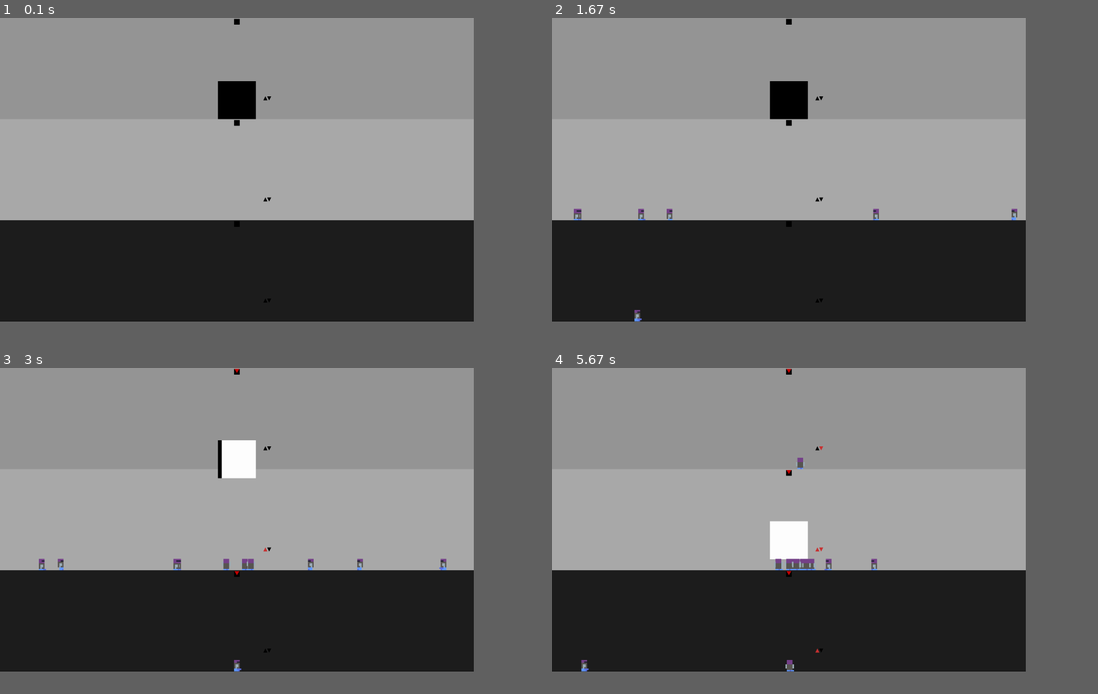
Above: before the commit, frames 1-4 (two rows, left to right).
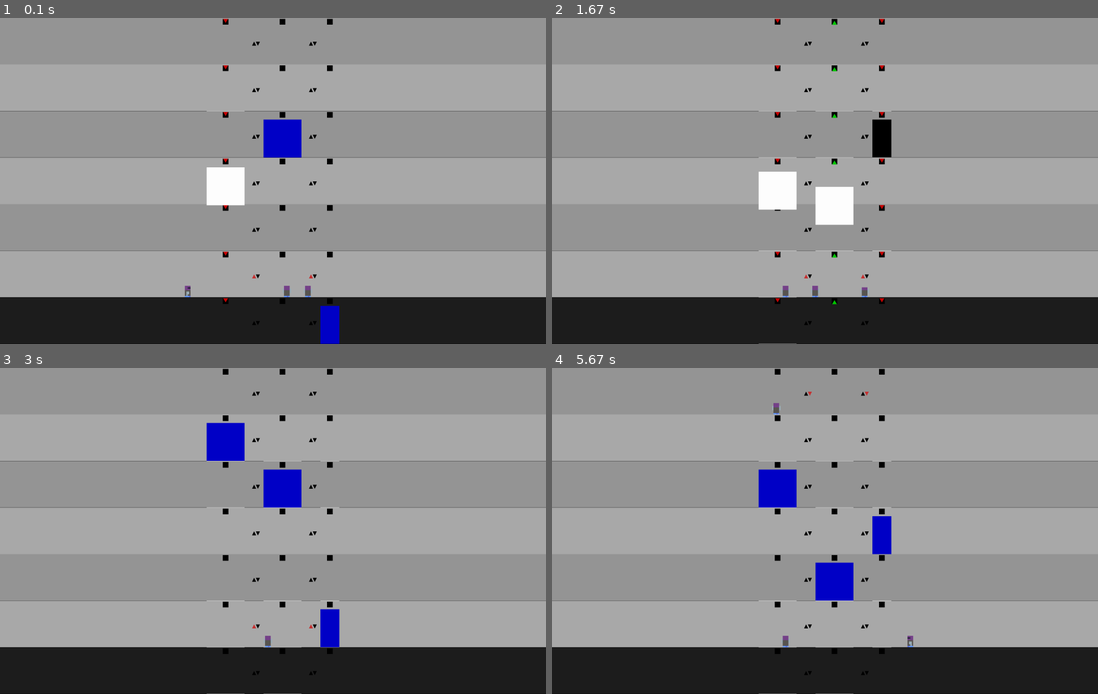
Above: after the commit, the same moments.

Repository: niklasdhein/EiP-Praktium-Aufzugssimulation
Game: pygame game, started from simulation.py
The game is run twice, just before and just after one commit, with the same random seed, the same clock (stepped at 60 frames per second) and the same inputs.
Inputs:
- Up to frame 1 (0.1 s): no input
- Up to frame 2 (1.67 s): no input
- Up to frame 3 (3 s): no input
- Up to frame 4 (5.67 s): no input
In our replay, the window is 781x500 before the commit and 900x537 after it. These sizes can differ from the game's own. Grey fills any space a smaller window leaves; there, only what the larger window draws over its background counts as a difference.

The runs differ from the first frame. In frame 1, 36% of the frame differs, in the area x 0-100%, y 0-100%; in frame 2, 36%; in frame 3, 35%; in frame 4, 35%.

Commit message:
aufzüge beachten calls auf dem weg zu ihrem ziel

Diff:
--- a/config.json
+++ b/config.json
@@ -1,10 +1,10 @@
 {
-    "elevator_count": 1,
-    "level_count": 3,
+    "elevator_count": 3,
+    "level_count": 7,
     "big_elevator_spawn_probability": 0.3,
     "elevator_mode": "algorithm",
-    "passenger_spawn_chance": 1,
+    "passenger_spawn_chance": 0.1,
     "passenger_patience": 25,
-    "speed_multiplier": 3,
-    "simulation_time": 3600
+    "speed_multiplier": 300,
+    "simulation_time": 10
 }
--- a/elevator.py
+++ b/elevator.py
@@ -11,7 +11,7 @@
     current_level: Level) -> None:
         self.elevator_controller = elevator_controller  # parent controller
         self.capacity = capacity    # capacity in kg
-        self.speed = speed if self.capacity <= 1000 else speed // 2
+        self.speed = speed if self.capacity <= 1000 else speed * 0.75
         self.mode = mode
         self.current_level = current_level
 
@@ -134,6 +134,37 @@
                 self.passengers[-1].leave_elevator(self.passengers[-1].graphics.x, self.current_level)
                 self.passengers.pop()
 
+        def add_calls_on_the_way() -> None:
+            print(f"elevator is travelling to level {self.target_level.level if self.target_level != None else "none"}.")
+            print("checking for calls on the way ..")
+
+            old_queue = self.queue
+
+            # check down calls
+            if self.direction == 1:
+                passing_levels = self.elevator_controller.building.levels[self.current_level.level-1:self.target_level.level:-1]
+                for level in passing_levels:
+                    if level in self.elevator_controller.elevator_calls["down"]:
+                        self.add_as_first_to_queue(target_level=level)
+                        print(f"(down) found call in level {level.level}")
+
+            # check up calls
+            elif self.direction == -1:
+                passing_levels = self.elevator_controller.building.levels[self.current_level.level+1:self.target_level.level]
+                for level in passing_levels:
+                    if level in self.elevator_controller.elevator_calls["up"]:
+                        self.add_as_first_to_queue(target_level=level)
+                        print(f"(up) found call in level {level.level}")
+
+            print("respected possible calls.")
+            print("old queue:")
+            for q in old_queue:
+                print(f"[ {q.level} ]")
+            print("\nnew queue:")
+            for q in self.queue:
+                print(f"[ {q.level} ]")
+            print()
+
         # == move if allowed to ==
         if self.time_elapsed >= self.waittime:
 
@@ -144,6 +175,7 @@
                 self.remove_call_from_level()           # before leaving
                 self.smart_remove_controller_call()     # remove all calls
                 handle_overweight()                     # also handle overweight
+                add_calls_on_the_way()
                 self.handled_exit_from_target = True
 
             # check if arrival has not been handled yet
@@ -210,6 +242,17 @@
         if self.target_level == None:
             self.set_target(self.queue[0])
 
+    def add_as_first_to_queue(self, target_level: Level) -> None:
+        # get the new queue without this target level, if it was in it, since it now gets moved
+        # to the first position. this avoids double levels
+        new_queue = []
+        for q in self.queue:
+            if q != target_level:
+                new_queue.append(q)
+
+        self.queue = [target_level] + new_queue
+        self.set_target(self.queue[0])
+
     def add_multiple_to_queue(self, target_levels: [Level]) -> None:
         self.queue += target_levels
         if self.target_level == None and len(self.queue) > 0: # in case some idiot sent empty list and queue was empty
--- a/simulation.py
+++ b/simulation.py
@@ -1,3 +1,5 @@
+#! ./.venv/bin/python
+
 import pygame
 import random
 import math
@@ -13,8 +15,8 @@
 
 # === vars ===
 
-width = 2500
-height = 1600
+width = 2880
+height = 1720
 target_framerate = 60
 use_config = True
 
